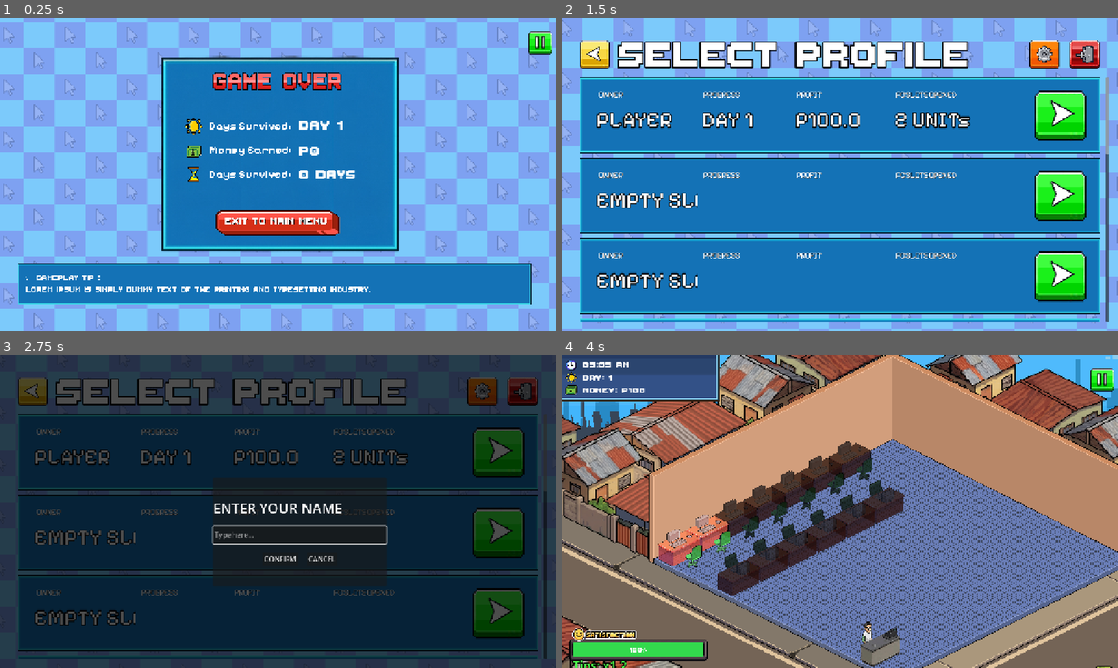
Above: before the commit, frames 1-4 (two rows, left to right).
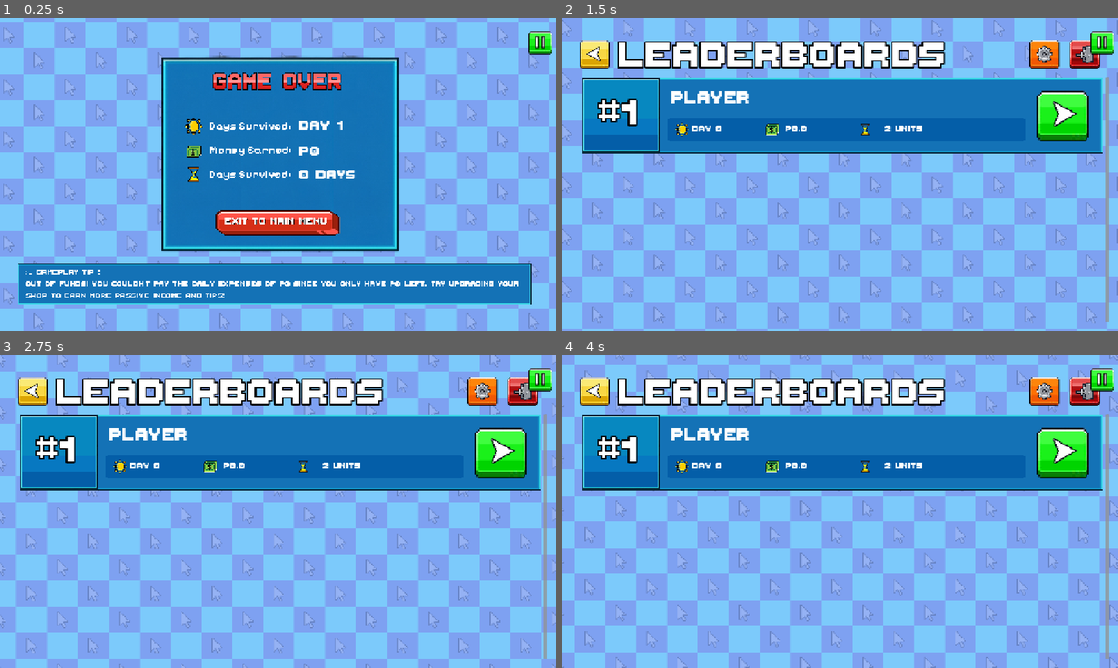
Above: after the commit, the same moments.

Repository: vinnyy-ph/gvd-project-overclocked
Game: Godot game, scene res://ui/gameover/game_over.tscn
Two runs of this game, one before a commit and one after it. Both use one fixed random seed, a clock stepped at 60 frames per second and the inputs below. This scene is started directly instead of the project's main scene. Sound files missing from this copy of the repository are replaced by a short silence.
Inputs (mouse positions are in pixels of both pictures, inside the frame that each line leads up to):
- Up to frame 1 (0.25 s): no input
- Up to frame 2 (1.5 s): click (840, 224) at 0.5 s; click (1012, 105) at 1.27 s
- Up to frame 3 (2.75 s): tap Enter at 2 s; move the mouse to (400, 495) at 2.02 s; hold Right (ui_right) from 2.03 s (still down); click (400, 495) at 2.17 s
- Up to frame 4 (4 s): release Right (ui_right) at 2.75 s; click (840, 558) at 2.75 s, where only the run before the commit has a clickable "CONFIRM"; drag from (728, 527) to (812, 574) at 3.52 s

The runs differ from the first frame. In frame 1, 2.0% of the frame differs, in the area x 4-94%, y 80-90%; in frame 2, 55%; in frame 3, 99%; in frame 4, 99%, in the area x 0-100%, y 0-100%.

Commit message:
Track bankruptcy; improve leaderboard & game over
Record money_before_bankruptcy when end_day triggers bankruptcy so the Game Over UI can show contextual financial tips. Enhance game over scene: display lifetime earnings, add randomized financial and satisfaction tips, send lifetime to the leaderboard, update max days instead of deleting the save, and navigate to the leaderboard on confirm. Update LeaderboardManager to avoid creating mock data on empty load and sort entries by day then money (descending). Fix SaveManager.delete_profile to remove the save file with DirAccess.remove_absolute instead of moving it to trash.

Diff:
--- a/core/autoloads/game_manager/game_manager.gd
+++ b/core/autoloads/game_manager/game_manager.gd
@@ -60,6 +60,7 @@
 	last_day_expenses = tiered_bill + slot_fees
 
 	if money < last_day_expenses:
+		money_before_bankruptcy = money
 		money = 0
 		trigger_game_over()
 		return
@@ -109,6 +110,7 @@
 
 var save_path: String = "user://savegame.json"
 var previous_scene: String = ""
+var money_before_bankruptcy: int = 0
 var last_money_change: int = 0
 var last_satisfaction_change: int = 0
 var minigame_just_finished: bool = false
--- a/core/autoloads/leaderboard_manager.gd
+++ b/core/autoloads/leaderboard_manager.gd
@@ -7,8 +7,6 @@
 
 func _ready():
 	load_leaderboard()
-	if entries.is_empty():
-		_create_mock_data()
 
 func load_leaderboard():
 	if not FileAccess.file_exists(LEADERBOARD_PATH):
@@ -51,7 +49,11 @@
 	save_leaderboard()
 
 func sort_entries():
-	entries.sort_custom(func(a, b): return a["score"] > b["score"])
+	entries.sort_custom(func(a, b):
+		if a["day"] != b["day"]:
+			return a["day"] > b["day"]
+		return a["money"] > b["money"]
+	)
 	if entries.size() > MAX_ENTRIES:
 		entries.resize(MAX_ENTRIES)
 
--- a/core/autoloads/save_manager/save_manager.gd
+++ b/core/autoloads/save_manager/save_manager.gd
@@ -107,7 +107,7 @@
 func delete_profile(id: int):
 	var path = get_save_path(id)
 	if FileAccess.file_exists(path):
-		OS.move_to_trash(ProjectSettings.globalize_path(path))
+		DirAccess.remove_absolute(path)
 
 func reset_run_data():
 	# Keep lifetime stats but reset current run and upgrades
--- a/ui/gameover/game_over.gd
+++ b/ui/gameover/game_over.gd
@@ -4,6 +4,21 @@
 @onready var money_label = $TextureRect/MoneyEarnedLabel
 @onready var days_count_label = $TextureRect/DaysSurvivedLabel
 @onready var yes_button = $TextureRect/Yes
+@onready var tip_label = $DailyTip/MarginContainer/DailyTipText
+
+var financial_tips = [
+	"Bankruptcy! Since you only have P%d and the daily bill is P%d, you failed to keep the shop running. Manage your expenses better!",
+	"Out of funds! You couldn't pay the daily expenses of P%d since you only have P%d left. Try upgrading your shop to earn more passive income and tips!",
+	"Game Over! The bills caught up to you. You needed P%d but only had P%d. Remember that having more unlocked PC slots increases your daily fee."
+]
+
+var satisfaction_tips = [
+	"Your satisfaction dropped to zero! Always remember to accommodate customers with issues quickly.",
+	"Customers left angry! Failing too many mini-games heavily penalizes your satisfaction. Take your time to diagnose and fix the issue correctly.",
+	"Shop reputation ruined! Don't let technical issues sit for too long. Active issues constantly drain your satisfaction over time.",
+	"You lost all customer trust! Remember that failing a repair drops your customer satisfaction drastically. Use hints if you're stuck!",
+	"Zero satisfaction reached! Upgrading your shop equipment can help reduce the frequency of customer issues."
+]
 
 func _ready():
 	# 1. Capture data
@@ -16,14 +31,29 @@
 
 	# 2. Populate Labels
 	day_label.text = "DAY " + str(days + 1)
-	money_label.text = "P%.0f" % float(money)
+	money_label.text = "P%.0f" % float(lifetime)
 	days_count_label.text = str(days) + " days"
 
+	# Determine game over reason and set tip
+	randomize()
+	if GameManager.satisfaction <= 0:
+		tip_label.text = ">_ Gameplay tip !\n" + satisfaction_tips[randi() % satisfaction_tips.size()]
+	else:
+		var tip = financial_tips[randi() % financial_tips.size()]
+		# financial_tips expects money_before_bankruptcy and last_day_expenses depending on format
+		# Format string depending on which tip is chosen.
+		if "since you only have" in tip and "daily bill is" in tip:
+			tip_label.text = ">_ Gameplay tip !\n" + (tip % [GameManager.money_before_bankruptcy, GameManager.last_day_expenses])
+		elif "since you only have" in tip:
+			tip_label.text = ">_ Gameplay tip !\n" + (tip % [GameManager.last_day_expenses, GameManager.money_before_bankruptcy])
+		else:
+			tip_label.text = ">_ Gameplay tip !\n" + (tip % [GameManager.last_day_expenses, GameManager.money_before_bankruptcy])
+
 	# 3. Submit to Leaderboard
-	LeaderboardManager.add_entry(player_name, days, float(money), pc_slots)
+	LeaderboardManager.add_entry(player_name, days, float(lifetime), pc_slots)
 
-	# 4. Delete the current save profile
-	SaveManager.delete_profile(active_slot)
+	# Update max days survived
+	SaveManager.update_max_days(days)
 
 	# 5. Connect Button
 	yes_button.pressed.connect(_on_yes_pressed)
@@ -31,4 +61,4 @@
 func _on_yes_pressed():
 	# Reset global states
 	GameManager.new_game()
-	get_tree().change_scene_to_file("res://ui/main_menu_v2/MainMenuV2.tscn")
+	get_tree().change_scene_to_file("res://ui/leaderboard/leaderboard.tscn")
